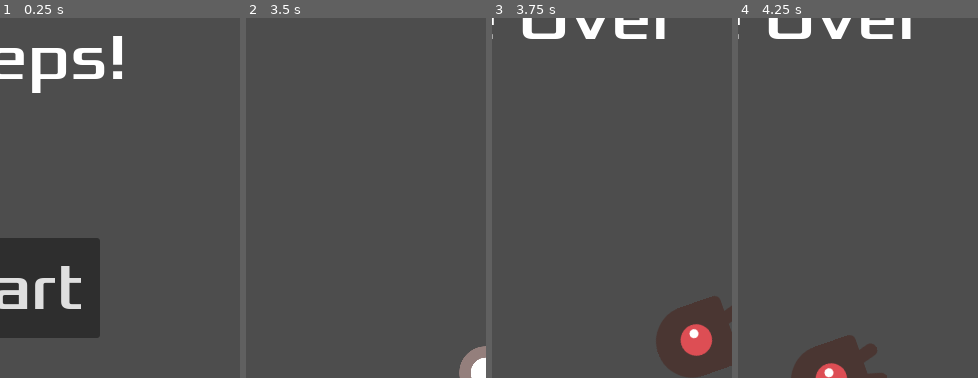
Above: before the commit, frames 1-4 (left to right).
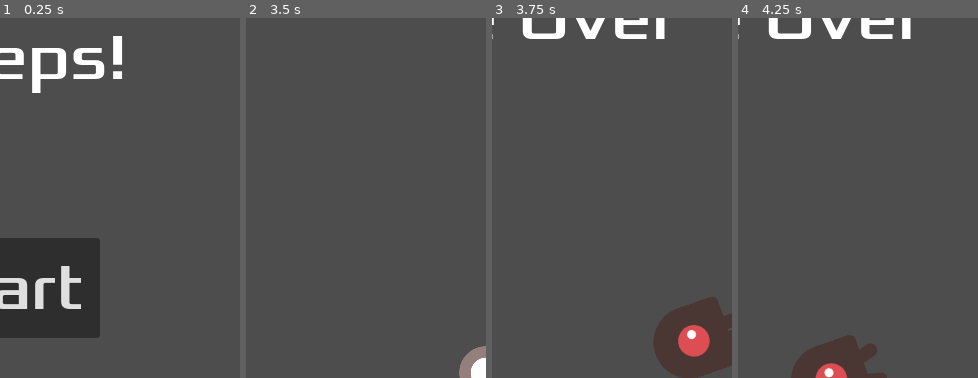
Above: after the commit, the same moments.

Repository: hoiton/gamedev-game-jam
Game: Godot game, scene res://main.tscn
Same seed, same stepped clock (60 frames per second), same inputs: the game is played once before the commit and once after it. The project has no main scene, so this scene is started directly.
Inputs:
- Up to frame 1 (0.25 s): no input
- Up to frame 2 (3.5 s): click "Start" at 0.5 s; tap Enter at 1.25 s; hold Right (move_right) 1.28-2.03 s; hold Down (move_down) 2.03-2.78 s; hold Right (move_right) from 2.78 s (still down)
- Up to frame 3 (3.75 s): release Right (move_right) at 3.53 s; hold Up (move_up) from 3.53 s (still down)
- Up to frame 4 (4.25 s): keep holding Up (move_up)
The pictures show only the part of the screen within x 50-100%, y 50-100%; the shares and areas given below are measured in that part.

Frames 1-2 are identical in both runs. In frame 3, 0.6% of the frame differs, in the area x 67-100%, y 77-100%; in frame 4, nothing differs.

Commit message:
destroy all mobs at start of game

Diff:
--- a/main.gd
+++ b/main.gd
@@ -23,6 +23,7 @@
 	$StartTimer.start()
 	$HUD.update_score(score)
 	$HUD.show_message("Get Ready")
+	get_tree().call_group("mobs", "queue_free")
 
 func _on_mob_timer_timeout() -> void:
 	# Create a new instance of the Mob scene.
--- a/mob.tscn
+++ b/mob.tscn
@@ -48,7 +48,7 @@
 radius = 36.0
 height = 98.0
 
-[node name="Mob" type="RigidBody2D"]
+[node name="Mob" type="RigidBody2D" groups=["mobs"]]
 collision_mask = 0
 gravity_scale = 0.0
 script = ExtResource("1_1qmh0")
@@ -58,7 +58,7 @@
 scale = Vector2(0.75, 0.75)
 sprite_frames = SubResource("SpriteFrames_pcqmr")
 animation = &"walk"
-frame_progress = 0.35800788
+frame_progress = 0.67634356
 
 [node name="CollisionShape2D" type="CollisionShape2D" parent="."]
 rotation = 1.5707964
